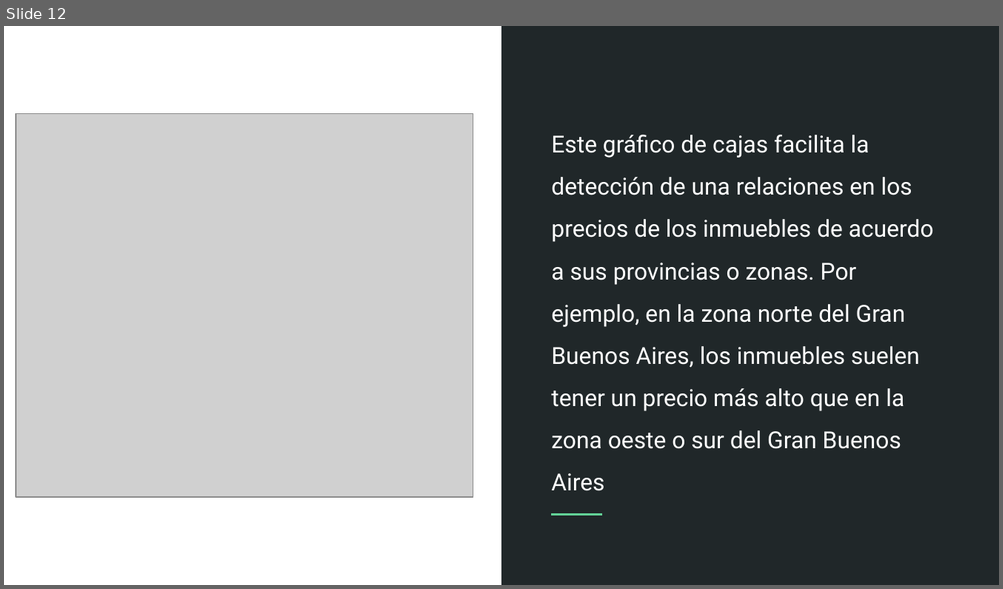
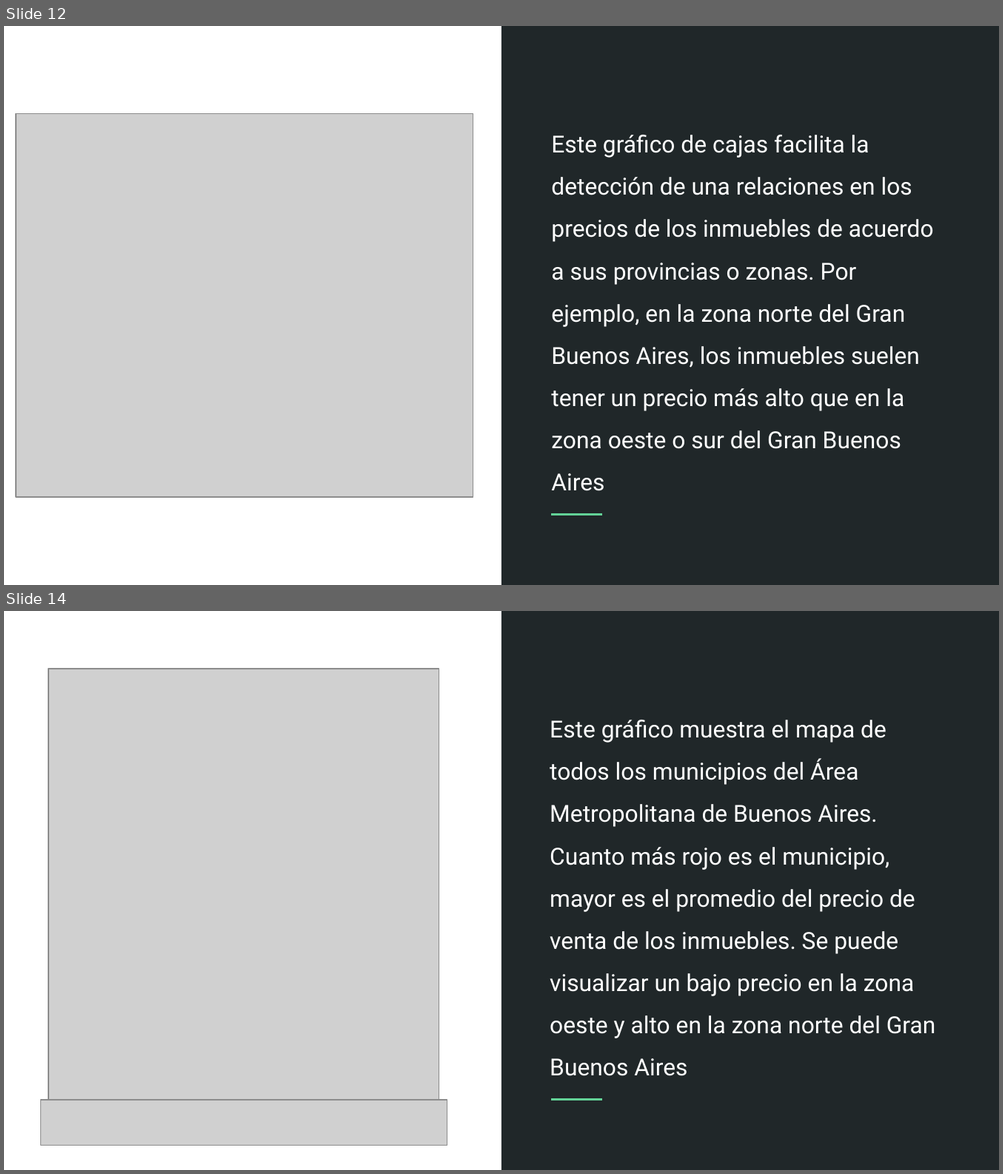
Before and after one commit to marcoavillani/argprops, a slide deck: Predicción de Precios Inmobiliarios.pptx. Shown one above the other, each under a label of ours: slide 12 before the commit, slides 12 and 14 after it; the slides between them are not shown. The pictures are 1003x589 and 1003x1174 pixels, drawn with LibreOffice and Linux fonts; fonts in the diff are those of the drawing; grey boxes stand for pictures. Boxes give left, top, right and bottom in pixels: in the first picture for what was removed or moved away, otherwise in the second. Text is boxed around its words. In the diff, an @@ line names an element or a change of style, - is before the commit and + after.

Commit message:
Se agregan gráficos de mapas y se finaliza la presentación

```diff
--- a/Predicción de Precios Inmobiliarios.pptx
+++ b/Predicción de Precios Inmobiliarios.pptx
@@ slide 14 added at [4,611,999,1170], background #FFFFFF; not listed: 2 template elements that a slide beside it also shows @@
@@ picture added at [48,669,440,1112] @@
@@ text added at [549,720,936,1076], 17 pt, text #FFFFFF @@
+Este gráfico muestra el mapa de todos los municipios del Área Metropolitana de Buenos Aires. Cuanto más rojo es el municipio, mayor es el promedio del precio de venta de los inmuebles. Se puede visualizar un bajo precio en la zona oeste y alto en la zona norte del Gran Buenos Aires
@@ picture added at [41,1100,447,1146] @@
```
Also in this commit, not shown: 1 slide changed, 10 other slides added, 1 slide removed, 1 other file.
